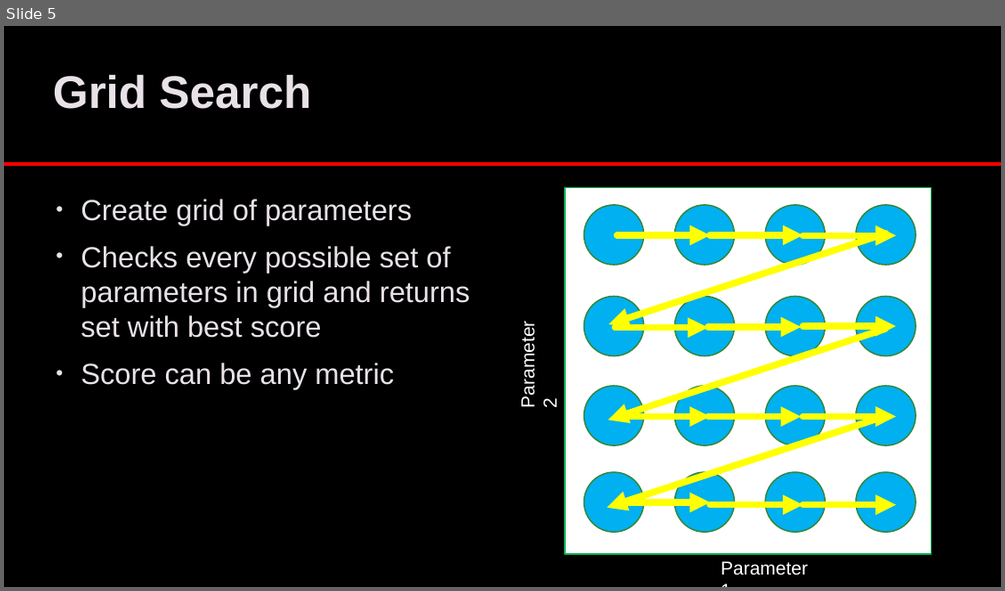
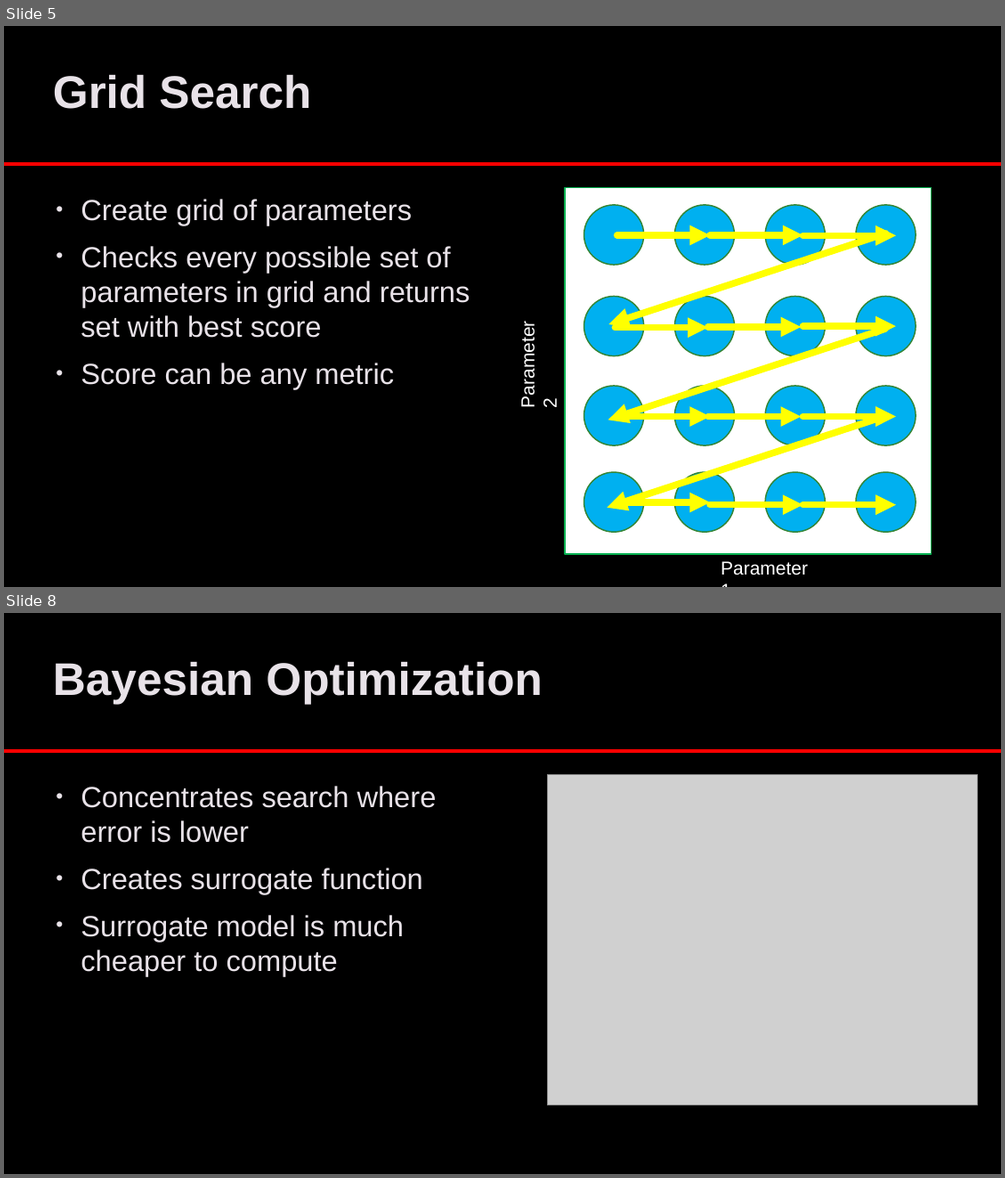
Before and after one commit to lukenew2/ds-demos, a slide deck: HyperParameterTuning.pptx. Shown one above the other, each under a label of ours: slide 5 before the commit, slides 5 and 8 after it; the slides between them are not shown. The pictures are 1005x591 and 1005x1178 pixels, drawn with LibreOffice and Linux fonts; fonts in the diff are those of the drawing; grey boxes stand for pictures; background and template pictures are left out. Boxes give left, top, right and bottom in pixels: in the first picture for what was removed or moved away, otherwise in the second. Text is boxed around its words. In the diff, an @@ line names an element or a change of style, - is before the commit and + after.

```diff
--- a/HyperParameterTuning.pptx
+++ b/HyperParameterTuning.pptx
@@ slide 8 added at (x1=4, y1=613, x2=1001, y2=1174), background picture (left out) @@
@@ title added at (x1=53, y1=661, x2=542, y2=704), 44 pt, text #E8E2E8, bold @@
+Bayesian Optimization
@@ line added from (4, 751) to (1001, 751), #FF0000 3.5 pt @@
@@ text added at (x1=81, y1=786, x2=437, y2=976), 28 pt, text #E8E2E8 @@
+• Concentrates search where error is lower
+• Creates surrogate function
+• Surrogate model is much cheaper to compute
@@ picture added at (x1=547, y1=774, x2=977, y2=1105) @@
```
Also in this commit, not shown: 3 slides changed, 4 other slides added, 4 slides removed, 2 other files.
